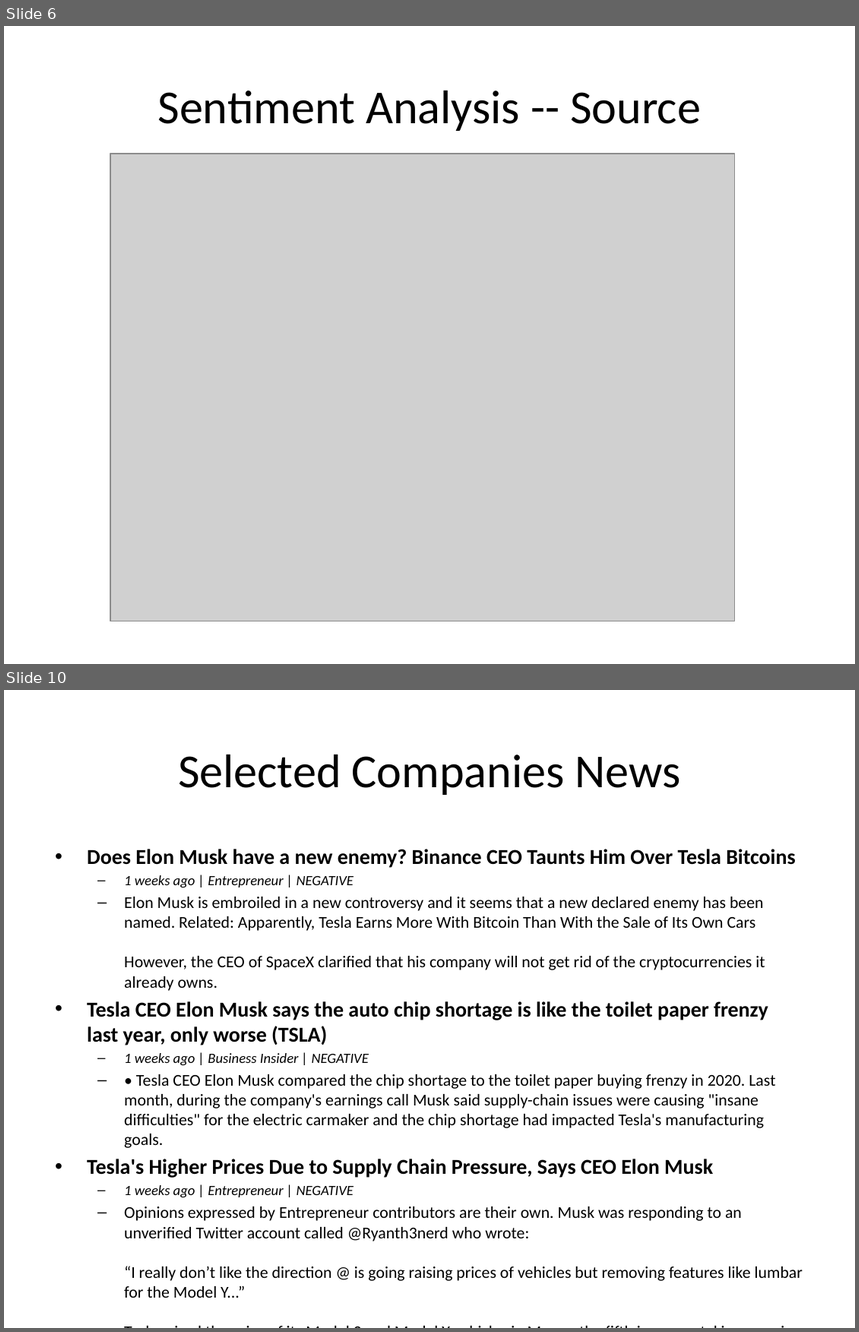
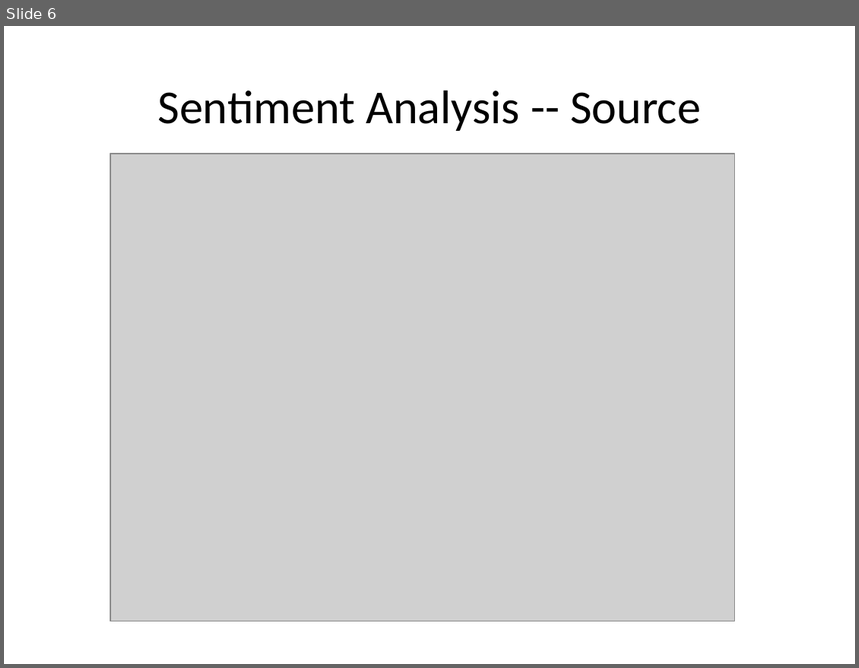
Before and after one commit to yuchiahung/Fintech-2021-T2, a slide deck: news_summary_t2.pptx. Shown one above the other, each under a label of ours: slides 6 and 10 before the commit, slide 6 after it; the slides between them are not shown. The pictures are 859x1332 and 859x668 pixels, drawn with LibreOffice and Linux fonts; fonts in the diff are those of the drawing; grey boxes stand for pictures. Boxes give left, top, right and bottom in pixels: in the first picture for what was removed or moved away, otherwise in the second. Text is boxed around its words. In the diff, an @@ line names an element or a change of style, - is before the commit and + after.

```diff
--- a/news_summary_t2.pptx
+++ b/news_summary_t2.pptx
@@ slide 10 removed at (4,690,855,1328), background #FFFFFF @@
@@ title removed at (178,754,681,795) @@
-Selected Companies News
@@ text removed at (87,849,803,1298) @@
-• Does Elon Musk have a new enemy? Binance CEO Taunts Him Over Tesla Bitcoins
-  – 1 weeks ago | Entrepreneur | NEGATIVE
-  – Elon Musk is embroiled in a new controversy and it seems that a new declared enemy has been named. Related: Apparently, Tesla Earns More With Bitcoin Than With the Sale of Its Own Cars
-    However, the CEO of SpaceX clarified that his company will not get rid of the cryptocurrencies it already owns.
-• Tesla CEO Elon Musk says the auto chip shortage is like the toilet paper frenzy last year, only worse (TSLA)
-  – 1 weeks ago | Business Insider | NEGATIVE
-  – • Tesla CEO Elon Musk compared the chip shortage to the toilet paper buying frenzy in 2020. Last month, during the company's earnings call Musk said supply-chain issues were causing "insane difficulties" for the electric carmaker and the chip shortage had impacted Tesla's manufacturing goals.
-• Tesla's Higher Prices Due to Supply Chain Pressure, Says CEO Elon Musk
-  – 1 weeks ago | Entrepreneur | NEGATIVE
-  – Opinions expressed by Entrepreneur contributors are their own. Musk was responding to an unverified Twitter account called @Ryanth3nerd who wrote:
-    “I really don’t like the direction @ is going raising prices of vehicles but removing features like lumbar for the Model Y...”
-    Tesla raised the price of its Model 3 and Model Y vehicles in May --- the fifth incremental increase in only a few months, according to the Electrek website.
```
Also in this commit, not shown: 2 slides changed, 5 slides added, 3 other slides removed, 10 other files.
